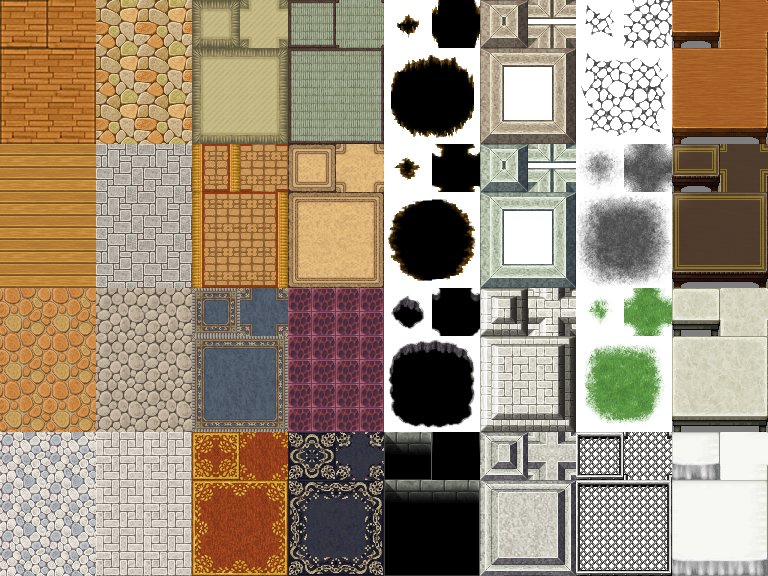
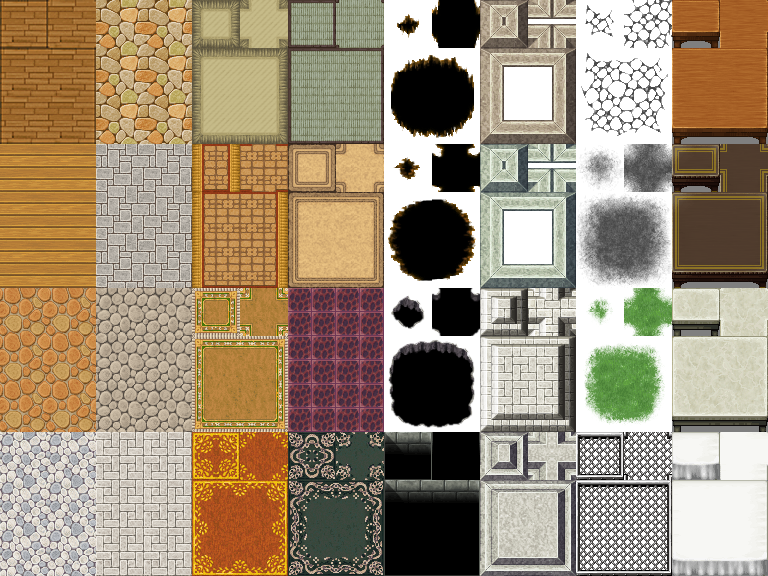
Layered file, before and after one edit (768x576). Changes by layer:
painted on "Layer 9" over bbox(288, 432, 384, 576)
hid group "Desat Carpet" (5 layers) over bbox(192, 288, 288, 432)
hid group "Desat Carpet 2" (3 layers) over bbox(192, 432, 288, 576)
added layer "Old Blue Carpet" above "Old Red Carpet" over bbox(192, 288, 288, 432)
added layer "Old Red Carpet" above "Layer 1" over bbox(192, 432, 288, 576)
